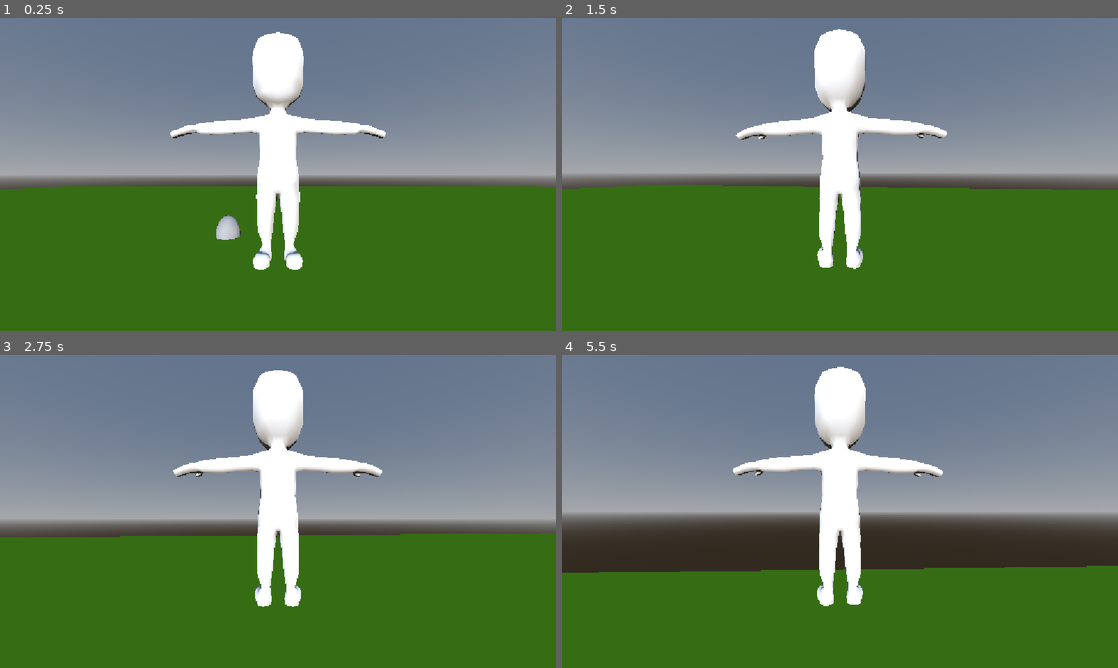
Above: before the commit, frames 1-4 (two rows, left to right).
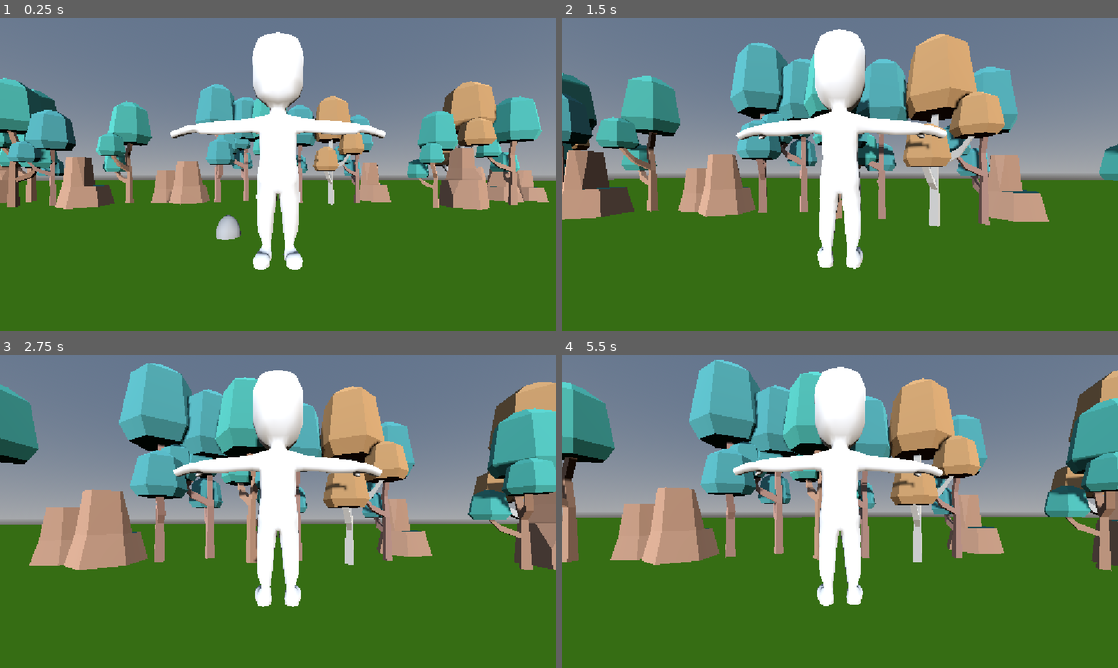
Above: after the commit, the same moments.

Repository: YudyAL/MiniMundosOficial
Game: Godot game, scene res://Escenas/isla.tscn
Same seed, same stepped clock (60 frames per second), same inputs: the game is played once before the commit and once after it.
Inputs (mouse positions are in pixels of both pictures, inside the frame that each line leads up to):
- Up to frame 1 (0.25 s): no input
- Up to frame 2 (1.5 s): tap Enter at 0.5 s; move the mouse to (867, 174) at 0.52 s; hold W (move_forward) from 0.53 s (still down); tap Space (attack) at 0.6 s; move the mouse to (812, 174) at 1.27 s; tap Shift (run) at 1.35 s
- Up to frame 3 (2.75 s): keep holding W (move_forward); move the mouse to (289, 505) at 2.02 s; tap Space (attack) at 2.1 s
- Up to frame 4 (5.5 s): keep holding W (move_forward); move the mouse to (834, 517) at 2.77 s; tap Shift (run) at 2.85, 4.35 s; tap Space (attack) at 3.5, 3.6, 5.1 s; move the mouse to (878, 514) at 3.52 s; move the mouse to (795, 508) at 4.27 s; move the mouse to (845, 511) at 5.02 s

The runs differ from the first frame. In frame 1, 20% of the frame differs, in the area x 0-100%, y 19-62%; in frame 2, 26%; in frame 3, 29%; in frame 4, 37%, in the area x 0-100%, y 1-70%.

Commit message:
agrega muro de bosque con árboles y rocas apoyados en el terreno

Diff:
--- a/game-start/Escenas/isla.tscn
+++ b/game-start/Escenas/isla.tscn
@@ -2,6 +2,12 @@
 
 [ext_resource type="PackedScene" uid="uid://doid65grpgj35" path="res://Escenas/player.tscn" id="1_c7eiy"]
 [ext_resource type="PackedScene" uid="uid://41nbajexrivl" path="res://Escenas/Destello.tscn" id="2_ciol1"]
+[ext_resource type="Script" uid="uid://b6eep48vsby3h" path="res://Scripts/muro.gd" id="3_q8i56"]
+[ext_resource type="PackedScene" uid="uid://b1gt14crg63p0" path="res://Assets/Bosque/rock_tallF.glb" id="4_u2c6w"]
+[ext_resource type="PackedScene" uid="uid://yfv5p3ixqoif" path="res://Assets/Bosque/rock_tallG.glb" id="5_pbgq2"]
+[ext_resource type="PackedScene" uid="uid://dsfm06qpcjjwp" path="res://Assets/Bosque/tree_thin.glb" id="6_b7kie"]
+[ext_resource type="PackedScene" uid="uid://cagtvxix2oy1q" path="res://Assets/Bosque/tree_thin_dark.glb" id="7_a5so0"]
+[ext_resource type="PackedScene" uid="uid://tpmfrp5wrxwx" path="res://Assets/Bosque/tree_thin_fall.glb" id="8_g2hm4"]
 
 [sub_resource type="ProceduralSkyMaterial" id="ProceduralSkyMaterial_kh5iw"]
 
@@ -17,7 +23,7 @@
 
 [sub_resource type="BoxMesh" id="BoxMesh_u5bk5"]
 material = SubResource("StandardMaterial3D_kddjp")
-size = Vector3(60, 1, 60)
+size = Vector3(120, 1, 120)
 
 [sub_resource type="BoxShape3D" id="BoxShape3D_u5bk5"]
 size = Vector3(60, 1, 60)
@@ -44,3 +50,10 @@
 
 [node name="Destello" parent="." unique_id=1384490060 instance=ExtResource("2_ciol1")]
 transform = Transform3D(1, 0, 0, 0, 1, 0, 0, 0, 1, -4.3640747, -4.5, -9.929248)
+
+[node name="Muro" type="Node3D" parent="." unique_id=1309687750]
+transform = Transform3D(1, 0, 0, 0, 1, 0, 0, 0, 1, 0, 0, -15)
+script = ExtResource("3_q8i56")
+min_scale = 3.0
+max_scale = 4.5
+pieces = Array[PackedScene]([ExtResource("4_u2c6w"), ExtResource("5_pbgq2"), ExtResource("6_b7kie"), ExtResource("7_a5so0"), ExtResource("8_g2hm4")])
--- /dev/null
+++ b/game-start/Scripts/muro.gd
@@ -0,0 +1,47 @@
+extends Node3D
+# Muro de bosque: pone árboles y rocas en fila apoyados en el terreno.
+
+@export var length := 60.0        # largo del muro en metros
+@export var spacing := 1.5        # separación entre piezas
+@export var jitter := 1.5         # desorden hacia los lados
+@export var min_scale := 2.0      # tamaño mínimo de cada pieza
+@export var max_scale := 3.0      # tamaño máximo de cada pieza
+@export var pieces: Array[PackedScene]
+
+func _ground_y(world_pos: Vector3) -> float:
+	var space := get_world_3d().direct_space_state
+	var q := PhysicsRayQueryParameters3D.create(
+		Vector3(world_pos.x, 200.0, world_pos.z),
+		Vector3(world_pos.x, -200.0, world_pos.z))
+	q.collide_with_areas = false
+	var hit := space.intersect_ray(q)
+	if hit.is_empty():
+		return global_position.y
+	return hit.position.y
+
+func _ready() -> void:
+	await get_tree().physics_frame   # espera a que el terreno exista en la física
+	var rng := RandomNumberGenerator.new()
+	rng.seed = 12
+	var x := -length / 2.0
+	while x <= length / 2.0:
+		var scene: PackedScene = pieces.pick_random()
+		var n: Node3D = scene.instantiate()
+		add_child(n)
+		var world := to_global(Vector3(x, 0.0, rng.randf_range(-jitter, jitter)))
+		world.y = _ground_y(world)
+		n.global_position = world
+		n.rotation.y = rng.randf_range(0.0, TAU)
+		n.scale = Vector3.ONE * rng.randf_range(min_scale, max_scale)
+		x += spacing
+
+	# Colisión del muro, apoyada en el suelo del centro
+	var ground_local := to_local(Vector3(global_position.x, _ground_y(global_position), global_position.z)).y
+	var body := StaticBody3D.new()
+	var shape := CollisionShape3D.new()
+	var box := BoxShape3D.new()
+	box.size = Vector3(length, 4.0, 2.0 + jitter * 2.0)
+	shape.shape = box
+	shape.position.y = ground_local + 2.0
+	body.add_child(shape)
+	add_child(body)
Not shown, added: game-start/Scripts/muro.gd.uid
